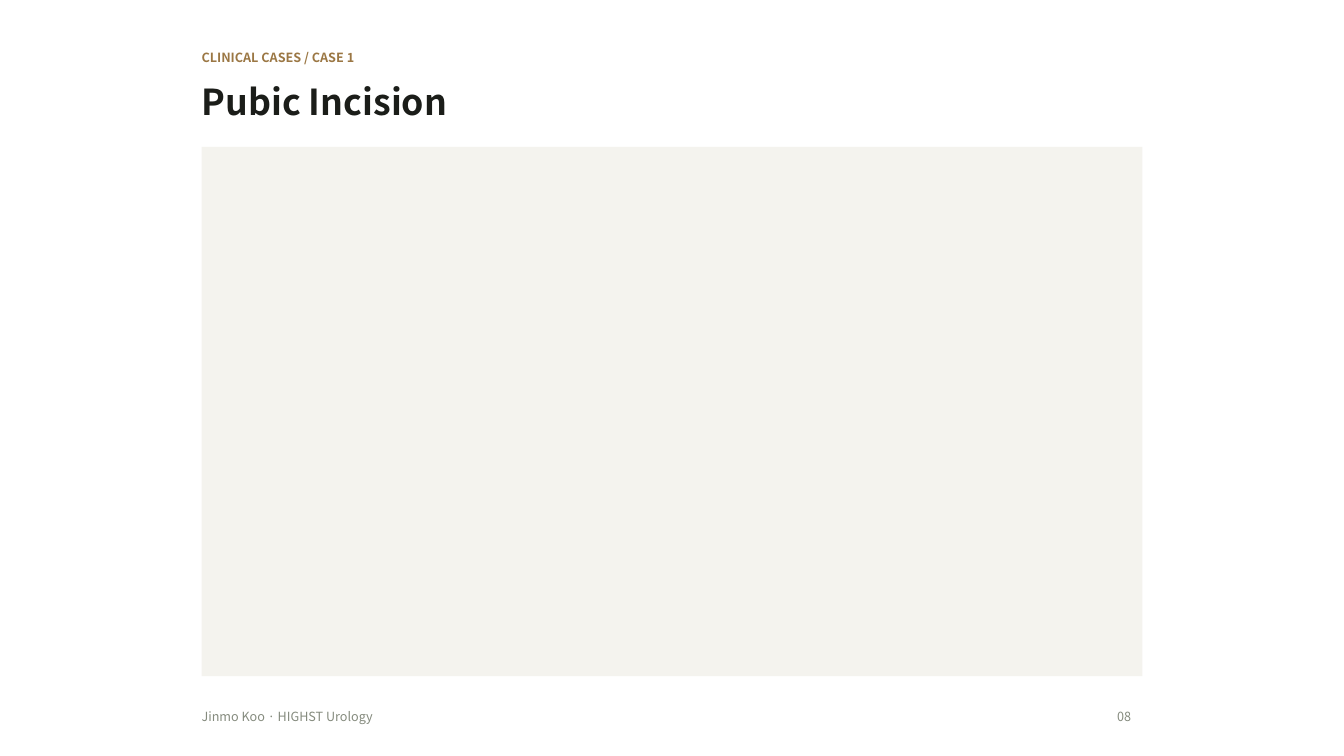
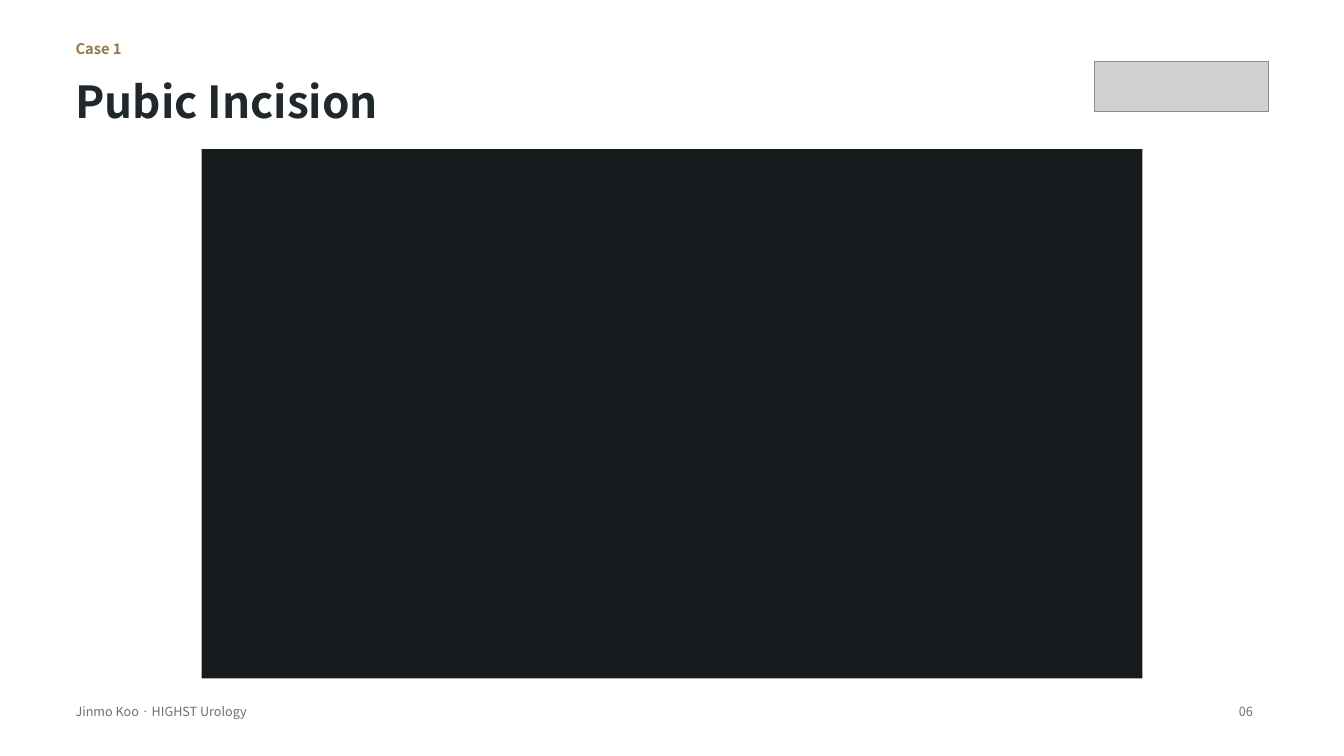
Before and after one commit to notoow/vietnam-urology-webinar, a slide deck: slide 6 of downloads/highst-perioperative-webinar.pptx (slide 8 before the commit). Drawn at 1344x756 pixels with LibreOffice and Linux fonts; fonts in the diff are those of the drawing; grey boxes stand for pictures. Boxes give left, top, right and bottom in pixels: in the first picture for what was removed or moved away, otherwise in the second. Text is boxed around its words. In the diff, an @@ line names an element or a change of style, - is before the commit and + after.

Commit message:
Apply approved conference design to the main webinar deck

```diff
--- a/downloads/highst-perioperative-webinar.pptx
+++ b/downloads/highst-perioperative-webinar.pptx
@@ text at (76,43,122,54): text changed; size 9 to 10.5 pt; text colour #9B7744 to #98774B @@
-CLINICAL CASES / CASE 1
+Case 1
@@ text "Pubic Incision": place and size @@
-text "Pubic Incision" at (202,86,447,116)
+text "Pubic Incision" at (76,82,378,119)
@@ text "Pubic Incision" at (76,82,378,119): size 25.5 to 31.5 pt, text colour #1B1D19 to #20282C @@
@@ picture added at (1095,62,1269,111) @@
@@ rectangle at (202,149,1142,679): fill #F4F3EE to #151A1D @@
@@ text "Jinmo Koo · HIGHST Urology": place and size @@
-text "Jinmo Koo · HIGHST Urology" at (202,711,373,724)
+text "Jinmo Koo · HIGHST Urology" at (76,706,247,719)
@@ text "Jinmo Koo · HIGHST Urology" at (76,706,247,719): text colour #858B7E to #697276 @@
@@ text removed at (1117,711,1131,721) @@
-08
@@ text added at (1239,706,1253,716), 9 pt, text #697276 @@
+06
```
Also in this commit, not shown: 12 other slides changed, 2 slides removed, 11 other files.
